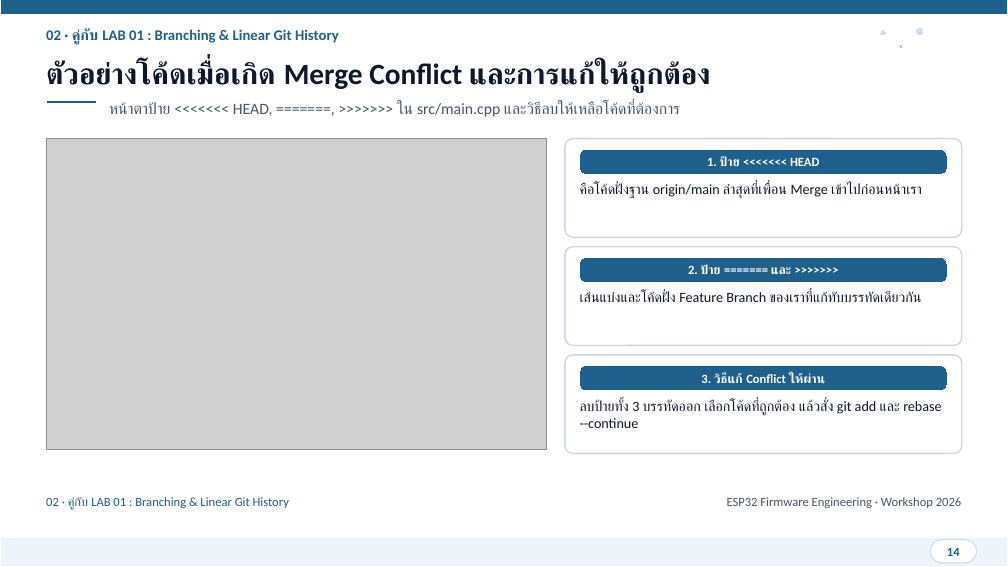
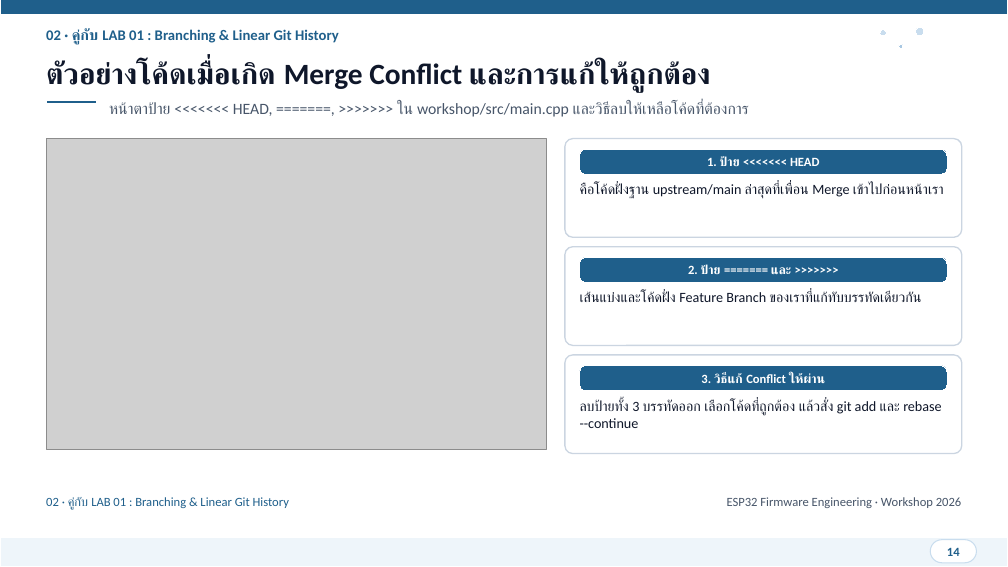
Before and after one commit to FreshmanMentor/git-practice, a slide deck: slide 14 of presentation/ESP32_Git_CICD_Workshop.pptx. Drawn at 1008x567 pixels with LibreOffice and Linux fonts; fonts in the diff are those of the drawing; grey boxes stand for pictures. Boxes give left, top, right and bottom in pixels: in the first picture for what was removed or moved away, otherwise in the second. Text is boxed around its words. In the diff, an @@ line names an element or a change of style, - is before the commit and + after.

Commit message:
docs(workshop): polish Year-3 labs, add start-from-0 PlatformIO setup, sync slides

```diff
--- a/presentation/ESP32_Git_CICD_Workshop.pptx
+++ b/presentation/ESP32_Git_CICD_Workshop.pptx
@@ text at box(109, 101, 749, 117): text changed @@
-หน้าตาป้าย <<<<<<< HEAD, =======, >>>>>>> ใน src/main.cpp และวิธีลบให้เหลือโค้ดที่ต้องการ
+หน้าตาป้าย <<<<<<< HEAD, =======, >>>>>>> ใน workshop/src/main.cpp และวิธีลบให้เหลือโค้ดที่ต้องการ
@@ text at box(580, 183, 944, 199): text changed @@
-คือโค้ดฝั่งฐาน origin/main ล่าสุดที่เพื่อน Merge เข้าไปก่อนหน้าเรา
+คือโค้ดฝั่งฐาน upstream/main ล่าสุดที่เพื่อน Merge เข้าไปก่อนหน้าเรา
```
Also in this commit, not shown: 4 other slides changed, 27 other files.
